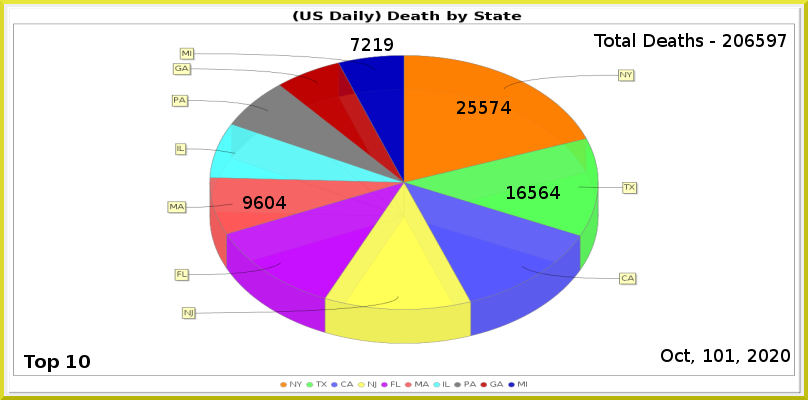
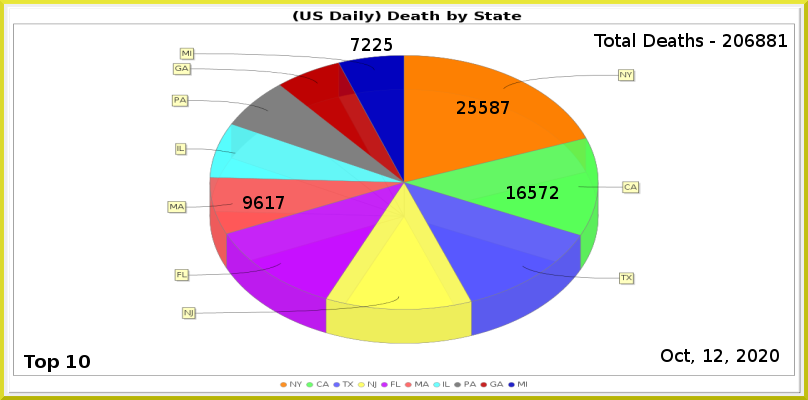
Revision of a layered 808 × 400 image; what changed, layer by layer:
painted on "Least" over [373, 38, 393, 51]
painted on "MA" over [265, 196, 286, 209]
painted on "CA" over [539, 186, 560, 199]
painted on "NY" over [490, 101, 511, 114]
renamed "Total Deaths - 206597" to "Total Deaths - 206881", painted on it over [756, 34, 787, 47]
painted on "Current Date" over [714, 349, 790, 364]
painted on "Death_by_State.png" over [167, 47, 641, 388]
